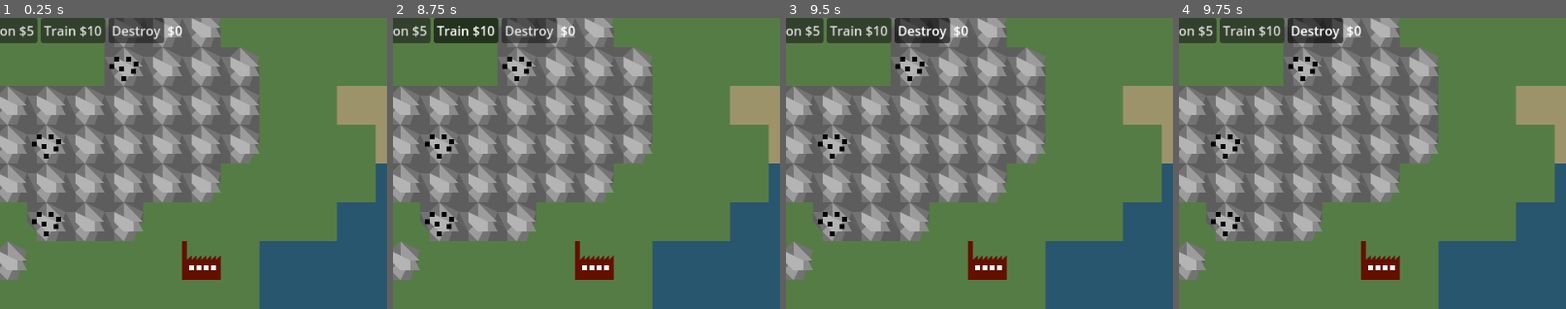
Above: before the commit, frames 1-4 (left to right).
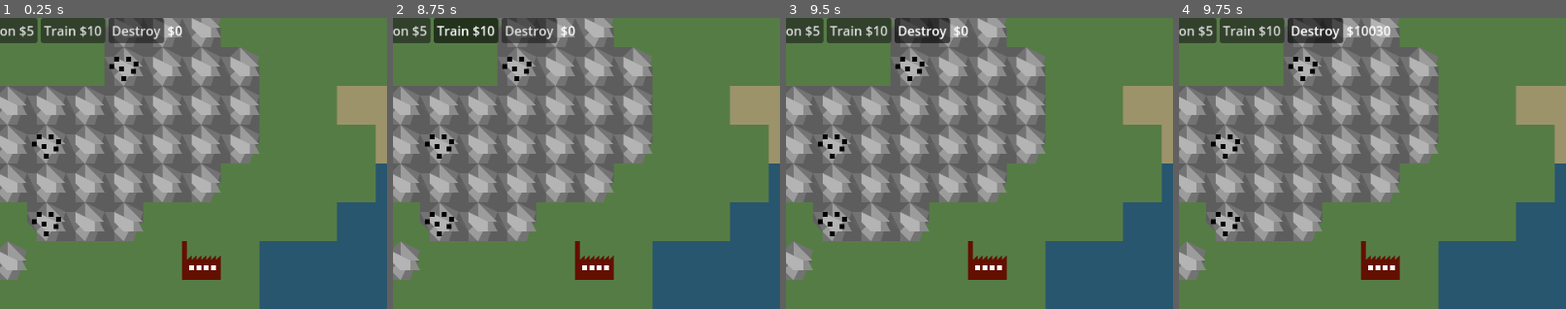
Above: after the commit, the same moments.

Repository: Godsmith/trainfinity3
Game: Godot game, scene res://scenes/overground.tscn
Two runs of this game, one before a commit and one after it. Both use one fixed random seed, a clock stepped at 60 frames per second and the inputs below.
Inputs (mouse positions are % of the whole screen's width and height, from its top left):
- Up to frame 1 (0.25 s): no input
- Up to frame 2 (8.75 s): click "Track $1" at 0.5 s; click "Station $5" at 1.25 s; click "Train $10" at 2 s; click "Destroy" at 2.75 s; click "Track $1" at 3.5 s; click "Station $5" at 4.25 s; click "Train $10" at 5 s; click "Destroy" at 5.75 s; click "Track $1" at 6.5 s; click "Station $5" at 7.25 s; click "Train $10" at 8 s
- Up to frame 3 (9.5 s): click "Destroy" at 8.75 s
- Up to frame 4 (9.75 s): tap Enter at 9.5 s; move the mouse to (33, 48) at 9.52 s; tap X at 9.6 s; click (33, 48) at 9.67 s
The pictures show only the part of the screen within x 12-62%, y 0-50%; the shares and areas given below are measured in that part.

Frames 1-3 are identical in both runs. In frame 4, 0.2% of the frame differs, in the area x 45-55%, y 2-7%.

Commit message:
Add debug money cheat code

Diff:
--- a/scripts/game.gd
+++ b/scripts/game.gd
@@ -247,6 +247,9 @@
 		if is_right_mouse_button_held_down:
 			camera.position -= event.get_relative() / camera.zoom.x
 
+	if OS.is_debug_build() and event is InputEventKey and event.is_pressed() and event.keycode == KEY_X:
+		bank.earn(10000)
+
 
 #######################################################################
 
